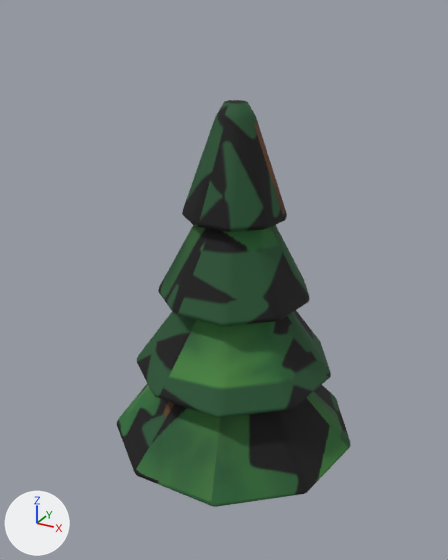
The glTF model game/assets/models/tree_pine.glb as it was, and as the next commit left it.
Rendered twice from a camera (50 mm lens) standing at (0.398, -0.755, 0.724) and looking at (-0.017, -0.001, 0.347). Arrows for +X, +Y and +Z are at lower left; the lights stay in place. The older version comes first. Vertices at exactly the same position are counted once.

In view in the first picture: 'trunk'.
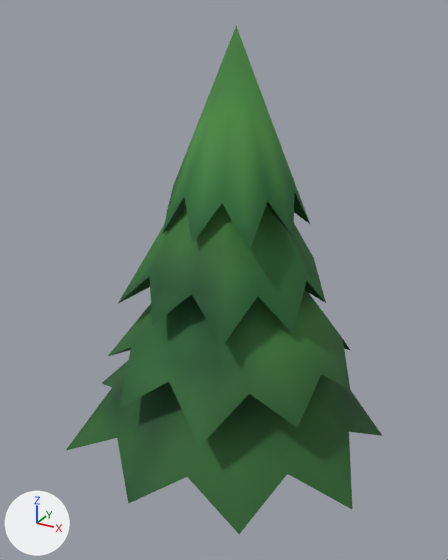
What changed in the scene script:
```text
Change me_cylinder:
    used by ob_trunk; location = (0.0, 0.0, 0.075)
    remove me_cylinder.from_pydata(...)  # 768 vertices, 1516 faces; spans x -0.191..0.191, y -0.183..0.194, z -0.075..0.534
    add me_cylinder.from_pydata(...)  # 92 vertices, 164 faces; spans x -0.276..0.232, y -0.232..0.231, z -0.085..0.618
    me_cylinder part 1: the loose piece of 144 vertices spanning x -0.113..0.113, y -0.109..0.114, z 0.255..0.434 is rebuilt with 20 vertices and now spans x -0.179..0.13, y -0.142..0.166, z 0.228..0.51
    me_cylinder part 2: the loose piece of 144 vertices spanning x -0.191..0.191, y -0.183..0.194, z 0.015..0.21 is rebuilt with 20 vertices and now spans x -0.276..0.232, y -0.232..0.231, z -0.008..0.275
    me_cylinder part 3: the loose piece of 144 vertices spanning x -0.152..0.152, y -0.146..0.154, z 0.135..0.324 is rebuilt with 20 vertices and now spans x -0.189..0.187, y -0.191..0.192, z 0.109..0.392
    me_cylinder part 4: the loose piece of 144 vertices spanning x -0.074..0.074, y -0.072..0.075, z 0.375..0.534 is rebuilt with 20 vertices and now spans x -0.117..0.096, y -0.097..0.119, z 0.344..0.618
    other edits to the shape of me_cylinder do not show in these pictures
Change ob_trunk:
    ob_trunk.location: (0.0, 0.0, 0.075) -> (0.0, 0.0, 0.085)
```

Changed parts and their boxes (x1, y1, x2, y2) in the pictures (448 x 560 px):
'trunk', reshaped, moved (35% wider, 25% taller): before (117, 100, 351, 507); after (66, 26, 382, 534)
part 1 of me_cylinder, rebuilt: before (158, 225, 310, 326); after (118, 203, 326, 346)
part 2 of me_cylinder, rebuilt (35% wider, 41% taller): before (117, 384, 351, 507); after (66, 360, 382, 534)
part 3 of me_cylinder, rebuilt (25% wider, 45% taller): before (137, 310, 331, 418); after (107, 290, 350, 447)
part 4 of me_cylinder, rebuilt (41% wider, 70% taller): before (182, 100, 287, 232); after (162, 26, 310, 251)
